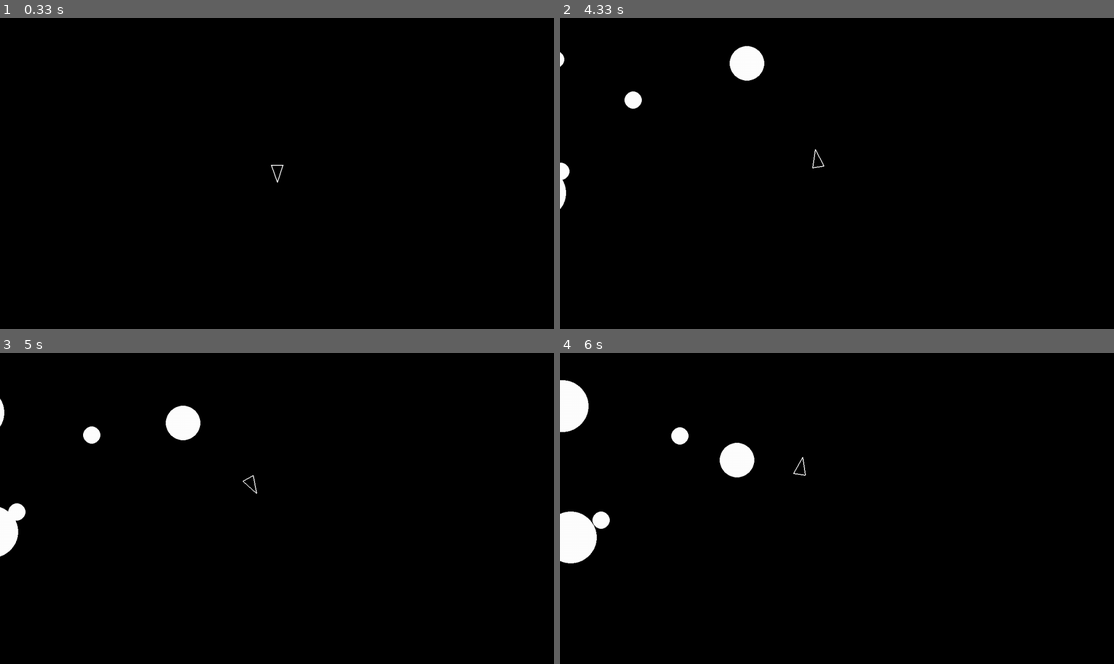
Above: before the commit, frames 1-4 (two rows, left to right).
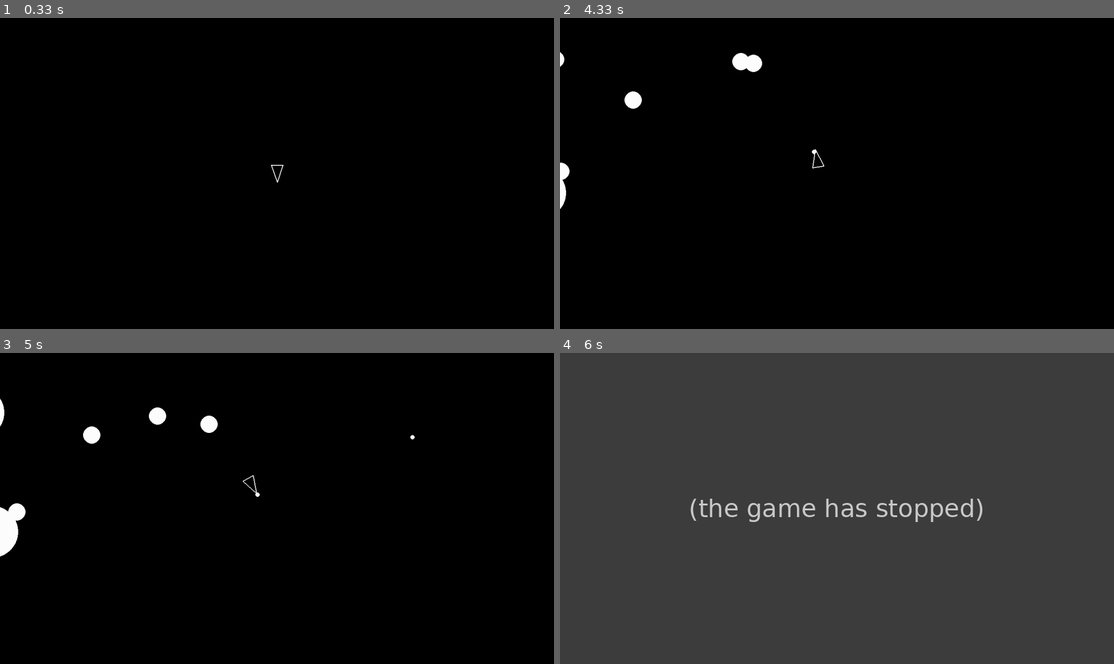
Above: after the commit, the same moments.

Repository: Churrodev720/pygameAsteroid
Game: pygame game, started from main.py
Same seed, same stepped clock (60 frames per second), same inputs: the game is played once before the commit and once after it.
Inputs:
- Up to frame 1 (0.33 s): no input
- Up to frame 2 (4.33 s): hold Space 0.33-0.8 s; hold D 0.33-0.8 s; hold D 0.83-1.3 s; hold W 1.33-1.63 s; hold D 1.67-2.13 s; hold A 2.17-2.7 s; hold S 2.73-3.03 s; tap Space at 3.07, 3.47, 3.77, 3.9, 4.3 s; hold A 3.4-3.8 s; hold W 3.83-4.2 s; hold D from 4.23 s (still down)
- Up to frame 3 (5 s): tap Space at 4.6, 4.97 s; release D at 4.87 s; hold S from 4.9 s (still down)
- Up to frame 4 (6 s): release S at 5.27 s; hold A 5.3-5.77 s; tap Space at 5.37, 5.67 s

Frame 1 is identical in both runs. In frame 2, 0.3% of the frame differs, in the area x 30-47%, y 8-44%; in frame 3, 0.9%; in frame 4, 100%, in the area x 0-100%, y 0-100%.
After the commit the program exited at 5.8 s; later frames show no game.

Commit message:
finished

Diff:
--- a/asteroid.py
+++ b/asteroid.py
@@ -1,12 +1,36 @@
 import circleshape
 import constants
 import pygame
+import random
 
 class Asteroid(circleshape.CircleShape):
     def __init__(self, x, y, radius):
         super().__init__(x, y, radius)
+        self.rotation = 0
+
 
 
     def update(self, dt):
         self.position += (self.velocity * dt)
         self.rect.center = (self.position.x, self.position.y)
+
+    def split(self):
+        self.kill()  # Remove the current asteroid from the game
+
+        if self.radius <= constants.ASTEROID_MIN_RADIUS:
+            return
+
+        # Generate velocities for the new asteroids
+        ran_angle = random.uniform(20, 50)
+        velocity_1 = self.velocity.rotate(ran_angle) * 1.2
+        velocity_2 = self.velocity.rotate(-ran_angle) * 1.2
+
+        # Compute the radius of the new asteroids
+        new_radius = self.radius - constants.ASTEROID_MIN_RADIUS
+
+        # Create new asteroids (no need to pass group)
+        asteroid_1 = Asteroid(self.position.x, self.position.y, new_radius)
+        asteroid_1.velocity = velocity_1
+
+        asteroid_2 = Asteroid(self.position.x, self.position.y, new_radius)
+        asteroid_2.velocity = velocity_2
--- a/constants.py
+++ b/constants.py
@@ -3,6 +3,10 @@
 SCREEN_WIDTH = 1280
 SCREEN_HEIGHT = 720
 PLAYER_RADIUS = 20
+SHOT_RADIUS = 5
+PLAYER_SHOOT_SPEED = 500
+PLAYER_SHOOT_COOLDOWN = 0.3
+
 
 ASTEROID_MIN_RADIUS = 20
 ASTEROID_KINDS = 3
--- a/main.py
+++ b/main.py
@@ -3,6 +3,7 @@
 import player
 import asteroid
 import asteroidfield
+import shot as shot_module
 
 
 def main():
@@ -27,11 +28,14 @@
     updatable = pygame.sprite.Group()
     drawable = pygame.sprite.Group()
     asteroids = pygame.sprite.Group()
+    shots_group = pygame.sprite.Group()
+
     player.Player.containers = (updatable, )
     asteroid.Asteroid.containers = (asteroids, updatable, drawable)
     asteroidfield.AsteroidField.containers = (updatable,)
+    shot_module.Shot.containers = (shots_group, updatable, drawable)
 
-    my_player = player.Player(x, y)
+    my_player = player.Player(x, y, shots_group)
     asteroid_field = asteroidfield.AsteroidField()
     # Game loop setup
     clock = pygame.time.Clock()
@@ -48,6 +52,11 @@
                 print("Game over!")
                 return
 
+        collisions = pygame.sprite.groupcollide(shots_group, asteroids, True, True)
+        for shot, hit_asteroids in collisions.items():
+            for asteroi in hit_asteroids:
+                asteroi.split()
+
         updatable.update(dt)
 
         screen.fill((0, 0, 0))
--- a/player.py
+++ b/player.py
@@ -1,11 +1,14 @@
 import circleshape
 import constants
 import pygame
+import shot
 
 class Player(circleshape.CircleShape):
-    def __init__(self, x, y):
+    def __init__(self, x, y, shots_group):
         super().__init__(x, y, constants.PLAYER_RADIUS)
         self.rotation = 0
+        self.shots_group = shots_group
+        self.timer = 0
 
     # in the player class
     def triangle(self):
@@ -26,6 +29,10 @@
     def update(self, dt):
         super().update(dt)
         keys = pygame.key.get_pressed()
+        self.shots_group.update(dt)
+
+        if keys[pygame.K_SPACE]:
+            self.shoot()
 
         if keys[pygame.K_a]:
             self.rotate(-dt)  # Rotate left
@@ -36,6 +43,18 @@
         if keys[pygame.K_s]:
             self.move(-dt)    #move backwards
 
+        self.timer += -dt
+
     def move(self, dt):
         forward = pygame.Vector2(0, 1).rotate(self.rotation)
         self.position += forward * constants.PLAYER_SPEED * dt
+
+    def shoot(self):
+        if self.timer <= 0:
+            new_shot = shot.Shot(self.position.x, self.position.y)
+            direction = pygame.Vector2(0, 1)
+            direction = direction.rotate(self.rotation)
+            direction = direction * constants.PLAYER_SHOOT_SPEED
+            new_shot.velocity = direction
+            self.shots_group.add(new_shot)
+            self.timer = constants.PLAYER_SHOOT_COOLDOWN
--- /dev/null
+++ b/shot.py
@@ -0,0 +1,11 @@
+import circleshape
+import constants
+import pygame
+
+class Shot(circleshape.CircleShape):
+    def __init__(self, x, y):
+        super().__init__(x, y, constants.SHOT_RADIUS)
+
+    def update(self, dt):
+        self.position += (self.velocity * dt)
+        self.rect.center = (self.position.x, self.position.y)
